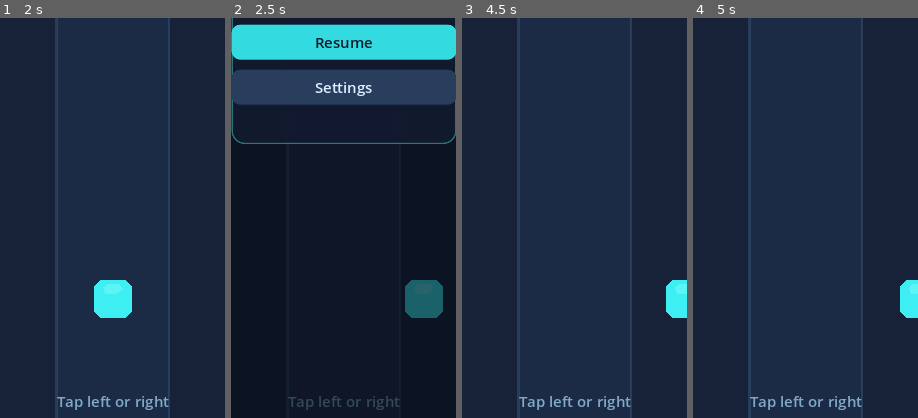
Above: before the commit, frames 1-4 (left to right).
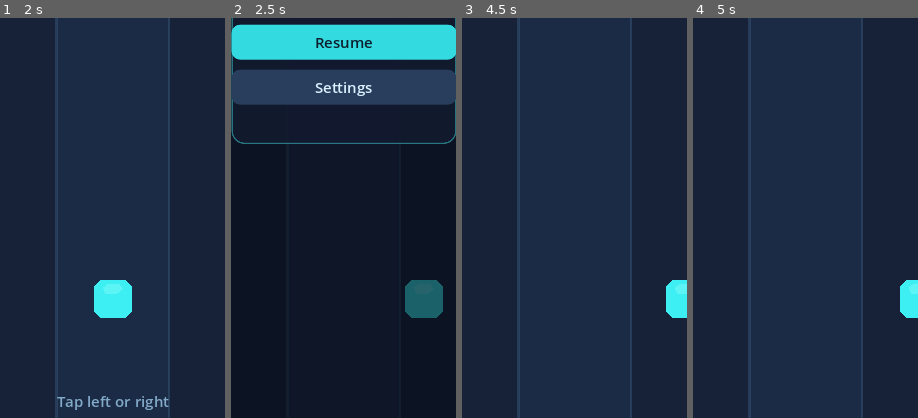
Above: after the commit, the same moments.

Repository: 4d7gdn824h-ops/lane-dodge
Game: Godot game, scene res://scenes/main.tscn
The game is run twice, just before and just after one commit, with the same random seed, the same clock (stepped at 60 frames per second) and the same inputs.
Inputs (mouse positions are % of the whole screen's width and height, from its top left):
- Up to frame 1 (2 s): click "II" at 0.5 s; click "Resume" at 1.25 s
- Up to frame 2 (2.5 s): tap Enter at 2 s; move the mouse to (72, 45) at 2.02 s; hold Right from 2.03 s (still down); tap P at 2.1 s; click (72, 45) at 2.17 s
- Up to frame 3 (4.5 s): release Right at 2.75 s; click "Settings" at 2.75 s; click "Back" at 3.5 s; tap Space at 4.25 s; move the mouse to (30, 55) at 4.27 s; hold Left from 4.28 s (still down); tap P at 4.35 s
- Up to frame 4 (5 s): keep holding Left
The pictures show only the part of the screen within x 25-75%, y 47-97%; the shares and areas given below are measured in that part.

Frame 1 is identical in both runs. In frame 2, 0.4% of the frame differs, in the area x 25-75%, y 94-98%; in frame 3, 0.6%, in the area x 25-76%, y 94-98%; in frame 4, 0.6%.

Commit message:
Fade the tap hint after the first steer or 2.5s
Co-authored-by: 4d7gdn824h-ops <4d7gdn824h-ops@users.noreply.github.com>

Diff:
--- a/scripts/main.gd
+++ b/scripts/main.gd
@@ -3,6 +3,8 @@
 const PLAYER_Y := 1048.0
 const SPAWN_Y := -56.0
 const LANE_CENTERS: Array[float] = [180.0, 360.0, 540.0]
+const HINT_AUTO_HIDE_SEC := 2.5
+const HINT_FADE_SEC := 0.4
 
 @onready var player: Area2D = $Player
 @onready var hazards: Node2D = $Hazards
@@ -22,6 +24,7 @@
 var playing: bool = true
 var paused: bool = false
 var guaranteed_open_lane: int = 1
+var hint_hiding: bool = false
 
 
 func _ready() -> void:
@@ -47,6 +50,9 @@
 		spawn_timer = 0.0
 		_spawn_wave(_hazard_speed())
 
+	if not hint_hiding and elapsed >= HINT_AUTO_HIDE_SEC:
+		_dismiss_hint()
+
 
 func _input(event: InputEvent) -> void:
 	if event is InputEventKey and event.pressed and not event.echo:
@@ -63,10 +69,10 @@
 		if not _can_steer():
 			return
 		if event.keycode == KEY_LEFT or event.keycode == KEY_A:
-			player.move_left()
+			_steer(-1)
 			get_viewport().set_input_as_handled()
 		elif event.keycode == KEY_RIGHT or event.keycode == KEY_D:
-			player.move_right()
+			_steer(1)
 			get_viewport().set_input_as_handled()
 		return
 
@@ -84,9 +90,31 @@
 	if screen_pos.y < view.y * 0.12:
 		return
 	if screen_pos.x < view.x * 0.5:
+		_steer(-1)
+	else:
+		_steer(1)
+
+
+func _steer(direction: int) -> void:
+	var previous_lane: int = player.lane
+	if direction < 0:
 		player.move_left()
 	else:
 		player.move_right()
+	if player.lane != previous_lane:
+		_dismiss_hint()
+
+
+func _dismiss_hint() -> void:
+	if hint_hiding or hint_label == null:
+		return
+	hint_hiding = true
+	var fade := create_tween()
+	fade.tween_property(hint_label, "modulate:a", 0.0, HINT_FADE_SEC)
+	fade.finished.connect(func() -> void:
+		if is_instance_valid(hint_label):
+			hint_label.visible = false
+	)
 
 
 func _can_steer() -> bool:
